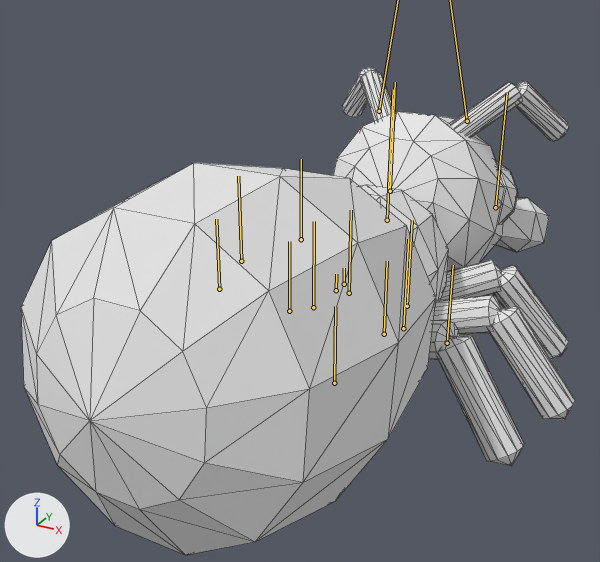
The glTF model assets/models/enemies/ant_model.glb, before and after one commit.
Camera for both pictures: a camera (50 mm lens) standing at (1.17, -2.4, 1.58) and looking at (-0.14, -0.02, 0.39). Lighting does not change. The marker at lower left points along +X, +Y and +Z. The first picture is the older version. The bones that change, and the others that lie on the model, are drawn over the model as lines. Mesh edges are drawn as thin lines.
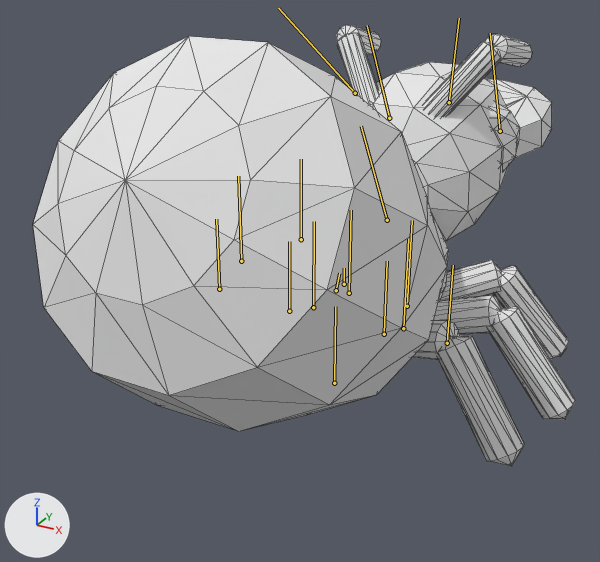
The newer file adds an action. The first version stands in its rest pose; the second is drawn at frame 32 of the action 'dead'.

Changed parts and their boxes [x1, y1, x2, y2] in the pictures (600 x 562 px):
'Mesh_0', posed (9% shorter): before [21, 68, 575, 555]; after [33, 25, 575, 466]
bone 'head', root to tip: before (387, 220) to (393, 89); after (387, 220) to (361, 126)
bone 'left_fang', root to tip: before (390, 191) to (395, 82); after (389, 118) to (367, 25)
bone 'right_fang', root to tip: before (495, 207) to (507, 92); after (500, 131) to (490, 33)
bone 'back_abdomen', root to tip: before (336, 290) to (336, 274); after (336, 290) to (339, 273)

The change, as a list of edits to the scene's bpy script:
```text
Change bone_head:
    where bone_head = bpy.data.objects['controller'].pose.bones['head']  # child of 'controller'
    bone_head.rotation_quaternion: (1.0, 0.0, 0.0, 0.0) -> (0.96, 0.28, 0.0, 0.0)  # degrees (0, 0, 0) -> degrees (33, 0, 0)
Change bone_left_fang:
    where bone_left_fang = bpy.data.objects['controller'].pose.bones['left_fang']  # child of 'head'
    bone_left_fang.rotation_quaternion: (1.0, 0.0, 0.0, 0.0) -> (0.996, 0.0, -0.087, 0.0)  # degrees (0, 0, 0) -> degrees (0, -10, 0)
Change bone_right_fang:
    where bone_right_fang = bpy.data.objects['controller'].pose.bones['right_fang']  # child of 'head'
    bone_right_fang.rotation_quaternion: (1.0, 0.0, 0.0, 0.0) -> (0.996, 0.0, 0.087, 0.0)  # degrees (0, 0, 0) -> degrees (0, 10, 0)
Change bone_left_antenna:
    where bone_left_antenna = bpy.data.objects['controller'].pose.bones['left_antenna']  # child of 'head'
    bone_left_antenna.rotation_quaternion: (1.0, 0.0, 0.0, 0.0) -> (0.966, 0.215, -0.103, 0.079)  # degrees (0, 0, 0) -> degrees (24, -14, 6)
Change bone_right_antenna:
    where bone_right_antenna = bpy.data.objects['controller'].pose.bones['right_antenna']  # child of 'head'
    bone_right_antenna.rotation_quaternion: (1.0, 0.0, 0.0, 0.0) -> (0.966, 0.215, 0.103, -0.079)  # degrees (0, 0, 0) -> degrees (24, 14, -6)
Change bone_back_abdomen:
    where bone_back_abdomen = bpy.data.objects['controller'].pose.bones['back_abdomen']  # child of 'body'
    bone_back_abdomen.rotation_quaternion: (1.0, 0.0, 0.0, 0.0) -> (0.976, -0.216, 0.0, 0.0)  # degrees (0, 0, 0) -> degrees (-25, 0, 0)
```
